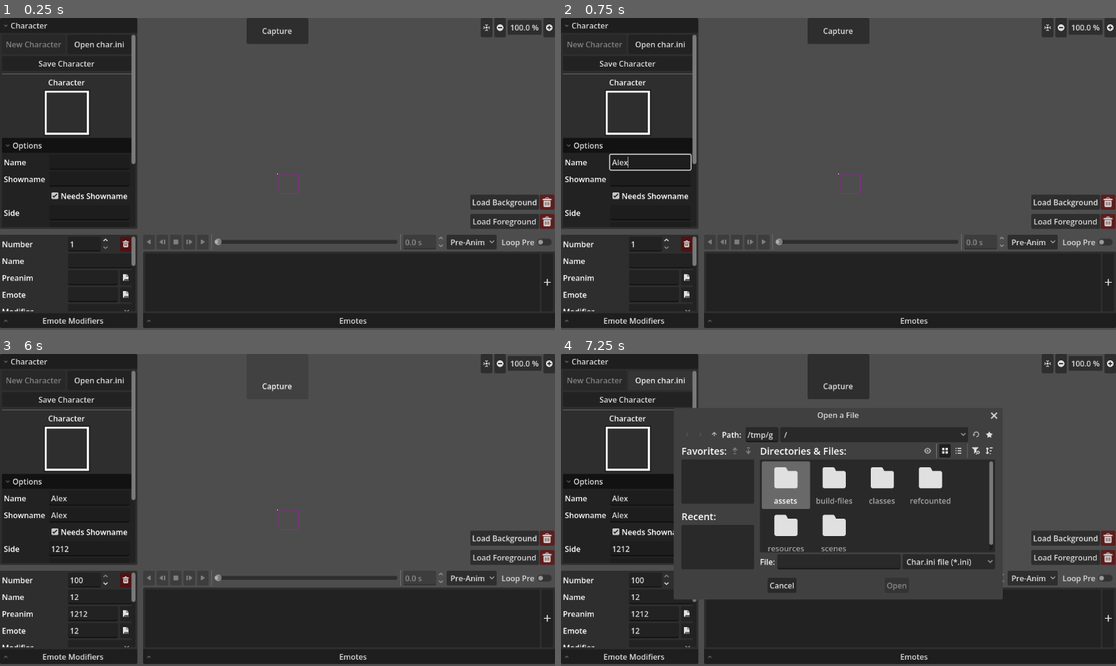
Above: before the commit, frames 1-4 (two rows, left to right).
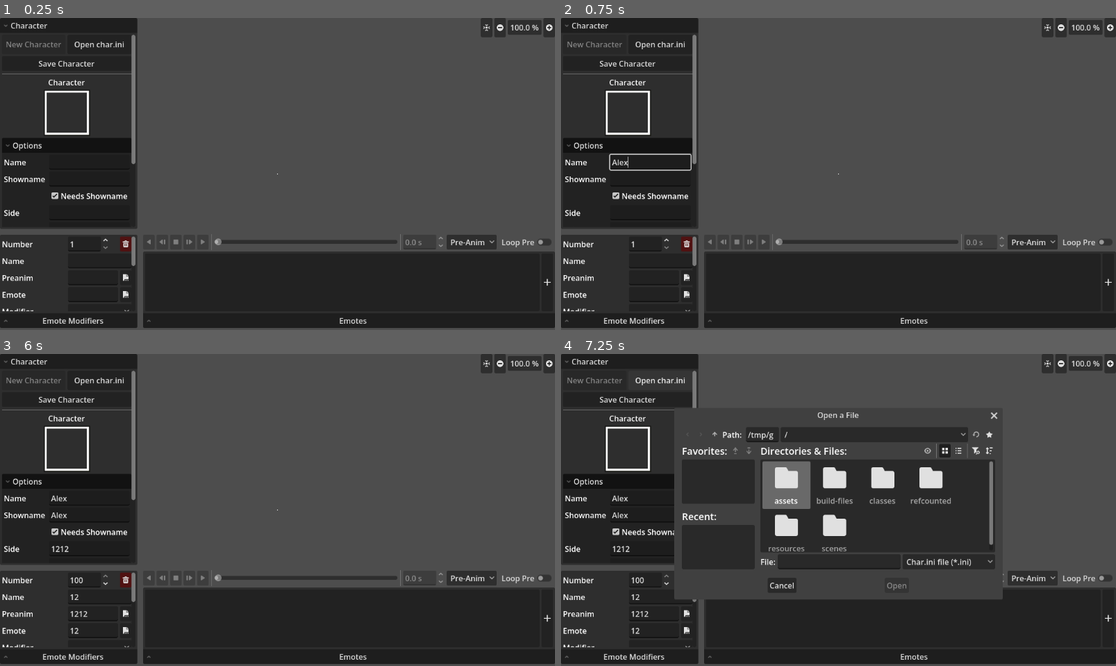
Above: after the commit, the same moments.

Repository: Crystalwarrior/KFO-CharMaker
Game: Godot game, scene res://scenes/main.tscn
Same seed, same stepped clock (60 frames per second), same inputs: the game is played once before the commit and once after it.
Inputs (mouse positions are in pixels of both pictures, inside the frame that each line leads up to):
- Up to frame 1 (0.25 s): no input
- Up to frame 2 (0.75 s): click (649, 161) at 0.52 s; type "Alex" at 0.6 s
- Up to frame 3 (6 s): click (88, 516) at 0.75 s; type "Alex" at 0.83 s; click (88, 547) at 0.98 s; type "12" at 1.07 s; click (88, 566) at 1.27 s; type "12" at 1.35 s; click (88, 581) at 1.5 s; type "12" at 1.58 s; click (88, 600) at 1.73 s; type "12" at 1.82 s; click (88, 616) at 2.02 s; type "12" at 2.1 s; click (88, 631) at 2.25 s; type "12" at 2.33 s; click (94, 612) at 2.48 s; type "12" at 2.57 s; click (505, 538) at 2.75 s, where only the run before the commit has a clickable "Load Background"; click (549, 538) at 3.52 s; click (505, 556) at 4.25 s, where only the run before the commit has a clickable "Load Foreground"; click (549, 556) at 5.02 s; click (277, 366) at 5.75 s, where only the run before the commit has a clickable "Capture"
- Up to frame 4 (7.25 s): click "Open char.ini" at 6.5 s

The runs differ from the first frame. In frame 1, 2.3% of the frame differs, in the area x 44-100%, y 0-68%; in frame 2, 2.3%; in frame 3, 1.4%; in frame 4, 3.9%, in the area x 20-100%, y 0-69%.
Error before the commit: Invalid assignment of property or key 'char_name' with value of type 'String' on a base object of type 'Nil'. (res://scenes/char_converter.gd:242)
Error after the commit: Invalid assignment of property or key 'char_name' with value of type 'String' on a base object of type 'Nil'. (res://scenes/char_converter.gd:247)

Commit message:
Set up and fixed UI for button capture.

Diff:
--- a/scenes/button_cropper.gd
+++ b/scenes/button_cropper.gd
@@ -3,6 +3,8 @@
 
 @export var resize_width: int = 8
 @export var preserve_aspect_ratio: bool = true
+@onready var button_fg: TextureRect = %ButtonFG
+@onready var button_bg: TextureRect = %ButtonBG
 
 
 @onready var button_crop_zone: Control = %ButtonCropZone
@@ -101,6 +103,8 @@
 
 	global_position = Vector2(initial_global_pos.x + adjust_x, initial_global_pos.y + adjust_y).round()
 	size = Vector2(new_w, new_h).round()
+	button_bg.size = size
+	button_fg.size = size
 
 
 func _get_aspect_diff(raw_w: float, raw_h: float) -> float:
--- a/scenes/char_converter.gd
+++ b/scenes/char_converter.gd
@@ -60,10 +60,12 @@
 @onready var emote_modifiers_fold: FoldableContainer = %EmoteModifiersFold
 
 # Button image buttons
+@onready var button_image_buttons: Control = $HSplitContainer/CenterSplitContainer/ViewZone/ButtonImageButtons
 @onready var load_bg_button: Button = %LoadBGButton
 @onready var clear_bg_button: Button = %ClearBGButton
 @onready var load_fg_button: Button = %LoadFGButton
 @onready var clear_fg_button: Button = %ClearFGButton
+@onready var capture_button: Button = %CaptureButton
 
 # TODO: get these the heck outta the gui
 @onready var world: Node2D = %World
@@ -121,8 +123,9 @@
 
 const BUTTON_PLACEHOLDER: Texture = preload("uid://e8ms34nail52")
 
-signal button_image_selected(texture: ImageTexture, is_bg)
-signal button_image_deleted(is_bg)
+signal button_image_selected(texture: ImageTexture, is_bg: bool)
+signal button_image_deleted(is_bg: bool)
+signal capture_mode()
 
 # Called when the node enters the scene tree for the first time.
 func _ready() -> void:
@@ -164,6 +167,8 @@
 	sound_name_edit.text_changed.connect(_on_emote_sound_changed)
 	sound_time_edit.value_changed.connect(_on_emote_soundTime_changed)
 	sound_loop_check.toggled.connect(_on_emote_soundLoop_changed)
+	off_photo_button.pressed.connect(_on_off_photo_button_pressed)
+	on_photo_button.pressed.connect(_on_on_photo_button_pressed)
 	# Button image buttons
 	load_bg_button.pressed.connect(_on_load_bg_button_pressed)
 	clear_bg_button.pressed.connect(_on_clear_bg_button_pressed)
@@ -761,3 +766,11 @@
 func _on_clear_fg_button_pressed() -> void:
 	is_button_image_bg = false
 	button_image_deleted.emit(is_button_image_bg)
+
+func _on_off_photo_button_pressed() -> void:
+	button_image_buttons.visible = true
+	capture_mode.emit(true)
+
+func _on_on_photo_button_pressed() -> void:
+	button_image_buttons.visible = true
+	capture_mode.emit(false)
--- a/scenes/char_converter.tscn
+++ b/scenes/char_converter.tscn
@@ -599,28 +599,37 @@
 mouse_filter = 2
 drag_area_highlight_in_editor = true
 
-[node name="ViewZone" type="Control" parent="HSplitContainer/CenterSplitContainer" unique_id=1721035877]
+[node name="ViewZone" type="Control" parent="HSplitContainer/CenterSplitContainer" unique_id=1551648324]
 layout_mode = 2
 size_flags_vertical = 3
 mouse_filter = 2
 
-[node name="BGVisibleButton" type="Button" parent="HSplitContainer/CenterSplitContainer/ViewZone" unique_id=1761584301]
+[node name="ButtonImageButtons" type="Control" parent="HSplitContainer/CenterSplitContainer/ViewZone" unique_id=1414968696]
 visible = false
 layout_mode = 1
-anchors_preset = 3
-anchor_left = 1.0
-anchor_top = 1.0
-anchor_right = 1.0
-anchor_bottom = 1.0
-offset_left = -176.0
-offset_top = -154.0
-offset_bottom = -123.0
-grow_horizontal = 0
-grow_vertical = 0
-toggle_mode = true
-text = "Toggle Background"
-
-[node name="LoadBGButton" type="Button" parent="HSplitContainer/CenterSplitContainer/ViewZone" unique_id=1115946800]
+anchors_preset = 15
+anchor_right = 1.0
+anchor_bottom = 1.0
+grow_horizontal = 2
+grow_vertical = 2
+mouse_filter = 2
+
+[node name="CaptureButton" type="Button" parent="HSplitContainer/CenterSplitContainer/ViewZone/ButtonImageButtons" unique_id=967405449]
+unique_name_in_owner = true
+visible = false
+layout_mode = 1
+anchors_preset = 5
+anchor_left = 0.5
+anchor_right = 0.5
+offset_left = -64.0
+offset_right = 64.0
+offset_bottom = 54.0
+grow_horizontal = 2
+text = "Capture"
+icon_alignment = 1
+vertical_icon_alignment = 0
+
+[node name="LoadBGButton" type="Button" parent="HSplitContainer/CenterSplitContainer/ViewZone/ButtonImageButtons" unique_id=1115946800]
 unique_name_in_owner = true
 layout_mode = 1
 anchors_preset = 3
@@ -636,7 +645,7 @@
 grow_vertical = 0
 text = "Load Background"
 
-[node name="ClearBGButton" type="Button" parent="HSplitContainer/CenterSplitContainer/ViewZone" unique_id=558507091]
+[node name="ClearBGButton" type="Button" parent="HSplitContainer/CenterSplitContainer/ViewZone/ButtonImageButtons" unique_id=558507091]
 unique_name_in_owner = true
 layout_mode = 1
 anchors_preset = 3
@@ -657,23 +666,7 @@
 icon_alignment = 1
 expand_icon = true
 
-[node name="FGVisibleButton" type="Button" parent="HSplitContainer/CenterSplitContainer/ViewZone" unique_id=1292580871]
-visible = false
-layout_mode = 1
-anchors_preset = 3
-anchor_left = 1.0
-anchor_top = 1.0
-anchor_right = 1.0
-anchor_bottom = 1.0
-offset_left = -176.0
-offset_top = -112.0
-offset_bottom = -81.0
-grow_horizontal = 0
-grow_vertical = 0
-toggle_mode = true
-text = "Toggle Foreground"
-
-[node name="LoadFGButton" type="Button" parent="HSplitContainer/CenterSplitContainer/ViewZone" unique_id=1224566324]
+[node name="LoadFGButton" type="Button" parent="HSplitContainer/CenterSplitContainer/ViewZone/ButtonImageButtons" unique_id=1224566324]
 unique_name_in_owner = true
 layout_mode = 1
 anchors_preset = 3
@@ -688,7 +681,7 @@
 grow_vertical = 0
 text = "Load Foreground"
 
-[node name="ClearFGButton" type="Button" parent="HSplitContainer/CenterSplitContainer/ViewZone" unique_id=2116921112]
+[node name="ClearFGButton" type="Button" parent="HSplitContainer/CenterSplitContainer/ViewZone/ButtonImageButtons" unique_id=2116921112]
 unique_name_in_owner = true
 layout_mode = 1
 anchors_preset = 3
--- a/scenes/main.gd
+++ b/scenes/main.gd
@@ -11,12 +11,15 @@
 @onready var button_bg: TextureRect = %ButtonBG
 @onready var button_fg: TextureRect = %ButtonFG
 
+var is_image_off
+
 func _ready() -> void:
 	sub_viewport.world_2d = get_tree().root.world_2d
 	capture_button.pressed.connect(_on_capture_button_pressed)
 	get_tree().root.set_canvas_cull_mask_bit(1, false)
 	char_converter.button_image_selected.connect(_on_button_image_selected)
 	char_converter.button_image_deleted.connect(_on_button_image_deleted)
+	char_converter.capture_mode.connect(_activate_capture_mode)
 
 
 func _process(delta: float) -> void:
@@ -24,12 +27,21 @@
 
 	var prev_position: Vector2 = sub_viewport_container.position
 	var prev_size_x: float = sub_viewport_container.size.x
-	sub_viewport_container.set_size(button_cropper.button_crop_zone.size)
+	sub_viewport_container.set_size(button_cropper.button_crop_zone.size - Vector2(10, 10))
 
 
 func _on_capture_button_pressed() -> void:
+	var button
+	if is_image_off:
+		button = char_converter.off_button_icon
+	else:
+		button = char_converter.on_button_icon
 	await RenderingServer.frame_post_draw
-	capture_button.icon = ImageTexture.create_from_image(sub_viewport.get_texture().get_image())
+	button.texture = ImageTexture.create_from_image(sub_viewport.get_texture().get_image())
+	capture_button.visible = false
+	sub_viewport_container.visible = false
+	button_cropper.visible = false
+	char_converter.button_image_buttons.visible = false
 
 func _on_button_image_selected(texture: ImageTexture, is_bg) -> void:
 	if is_bg:
@@ -42,3 +54,9 @@
 		button_bg.texture = null
 	else:
 		button_fg.texture = null
+
+func _activate_capture_mode(is_off) -> void:
+	is_image_off = is_off
+	capture_button.visible = true
+	sub_viewport_container.visible = true
+	button_cropper.visible = true
--- a/scenes/main.tscn
+++ b/scenes/main.tscn
@@ -66,6 +66,7 @@
 
 [node name="CaptureButton" type="Button" parent="GUILayer" unique_id=1735467149]
 unique_name_in_owner = true
+visible = false
 anchors_preset = 5
 anchor_left = 0.5
 anchor_right = 0.5
@@ -79,9 +80,11 @@
 
 [node name="SubViewportContainer" type="SubViewportContainer" parent="GUILayer" unique_id=1162041625]
 unique_name_in_owner = true
-offset_left = 297.0
-offset_right = 337.0
-offset_bottom = 40.0
+visible = false
+offset_left = 322.0
+offset_top = 22.0
+offset_right = 362.0
+offset_bottom = 62.0
 pivot_offset_ratio = Vector2(1, 0)
 stretch = true
 
@@ -89,14 +92,39 @@
 unique_name_in_owner = true
 transparent_bg = true
 handle_input_locally = false
+snap_2d_transforms_to_pixel = true
 canvas_cull_mask = 4294967291
 size = Vector2i(40, 40)
-render_target_update_mode = 4
+render_target_update_mode = 0
 
 [node name="SubViewportCamera" type="Camera2D" parent="GUILayer/SubViewportContainer/SubViewport" unique_id=1620356932]
 unique_name_in_owner = true
 visibility_layer = 2
 anchor_mode = 0
+
+[node name="ButtonFG" type="TextureRect" parent="GUILayer/SubViewportContainer/SubViewport/SubViewportCamera" unique_id=816461959]
+unique_name_in_owner = true
+visibility_layer = 2
+z_index = 1
+anchors_preset = 15
+anchor_right = 1.0
+anchor_bottom = 1.0
+grow_horizontal = 2
+grow_vertical = 2
+expand_mode = 1
+stretch_mode = 6
+
+[node name="ButtonBG" type="TextureRect" parent="GUILayer/SubViewportContainer/SubViewport/SubViewportCamera" unique_id=444446579]
+unique_name_in_owner = true
+visibility_layer = 2
+z_index = -1
+anchors_preset = 15
+anchor_right = 1.0
+anchor_bottom = 1.0
+grow_horizontal = 2
+grow_vertical = 2
+expand_mode = 5
+stretch_mode = 6
 
 [node name="CenterRef" type="ColorRect" parent="." unique_id=1978758270]
 unique_name_in_owner = true
@@ -115,12 +143,14 @@
 
 [node name="ButtonCropper" type="ReferenceRect" parent="." unique_id=923137094]
 unique_name_in_owner = true
+visible = false
+visibility_layer = 4
 offset_right = 48.0
-offset_bottom = 44.0
+offset_bottom = 48.0
 border_color = Color(0, 0.61620533, 0.5876613, 1)
 script = ExtResource("7_o6xl0")
 
-[node name="ButtonCropZone" type="Panel" parent="ButtonCropper" unique_id=2109738967]
+[node name="ButtonCropZone" type="PanelContainer" parent="ButtonCropper" unique_id=832025316]
 unique_name_in_owner = true
 layout_mode = 1
 anchors_preset = 15
@@ -133,28 +163,3 @@
 grow_vertical = 2
 mouse_filter = 2
 theme_override_styles/panel = SubResource("StyleBoxFlat_tipki")
-
-[node name="ButtonBG" type="TextureRect" parent="ButtonCropper" unique_id=444446579]
-unique_name_in_owner = true
-visibility_layer = 2
-z_index = -1
-layout_mode = 1
-anchors_preset = 15
-anchor_right = 1.0
-anchor_bottom = 1.0
-grow_horizontal = 2
-grow_vertical = 2
-expand_mode = 1
-stretch_mode = 6
-
-[node name="ButtonFG" type="TextureRect" parent="ButtonCropper" unique_id=816461959]
-unique_name_in_owner = true
-visibility_layer = 2
-layout_mode = 1
-anchors_preset = 15
-anchor_right = 1.0
-anchor_bottom = 1.0
-grow_horizontal = 2
-grow_vertical = 2
-expand_mode = 1
-stretch_mode = 6
